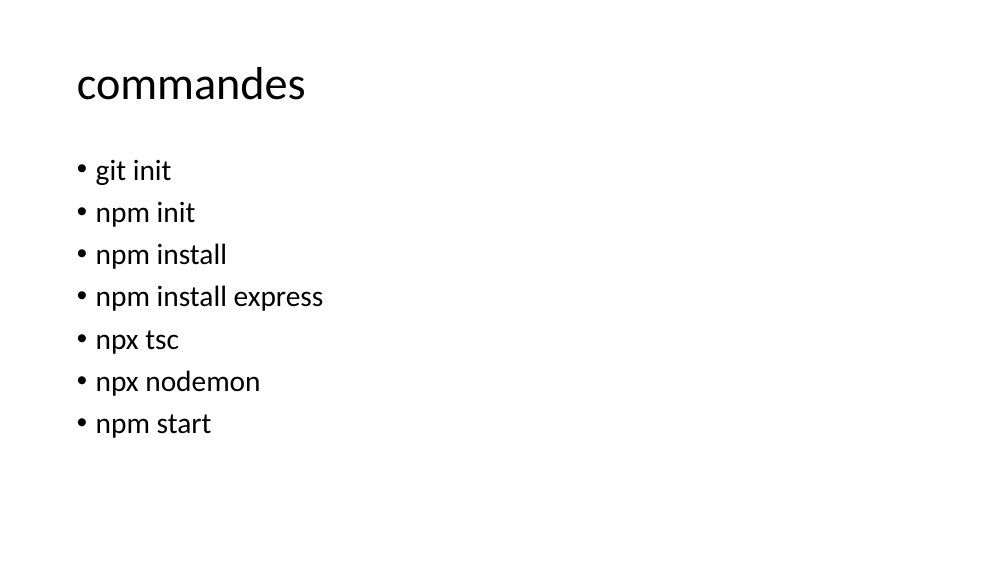
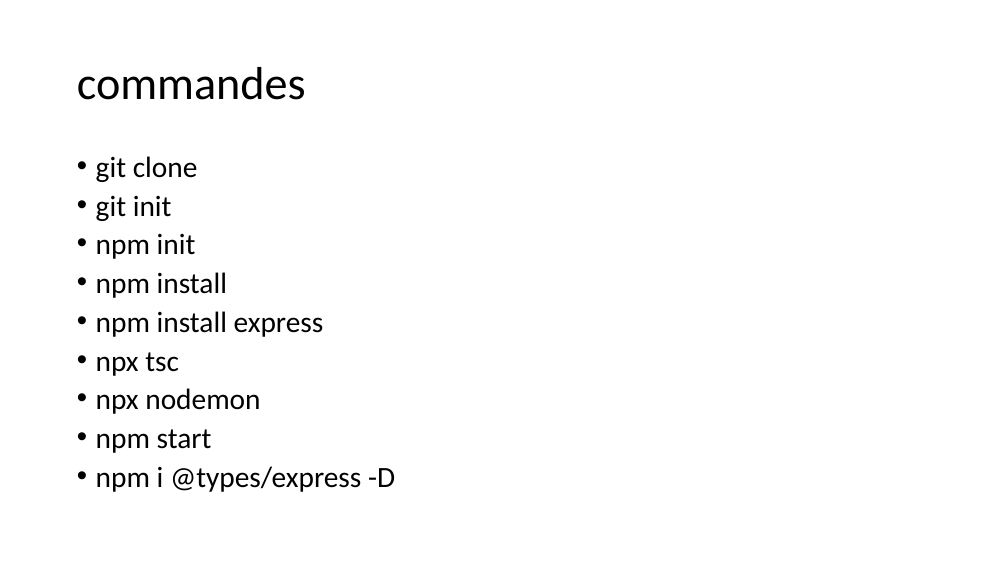
Before and after one commit to spaw3003/202205-formation-angular, a slide deck: slide 3 of notes.pptx. Drawn at 1008x567 pixels with LibreOffice and Linux fonts; fonts in the diff are those of the drawing. Boxes give left, top, right and bottom in pixels: in the first picture for what was removed or moved away, otherwise in the second. Text is boxed around its words. In the diff, an @@ line names an element or a change of style, - is before the commit and + after.

```diff
--- a/notes.pptx
+++ b/notes.pptx
@@ text at box(96, 156, 198, 182): paragraph added @@
+• git clone
@@ text at box(96, 196, 324, 453): line spacing 0.9 to 0.8 @@
@@ text at box(96, 466, 395, 492): paragraph added @@
+• npm i @types/express -D
```
Also in this commit, not shown: 4 other slides changed, 16 slides added.
